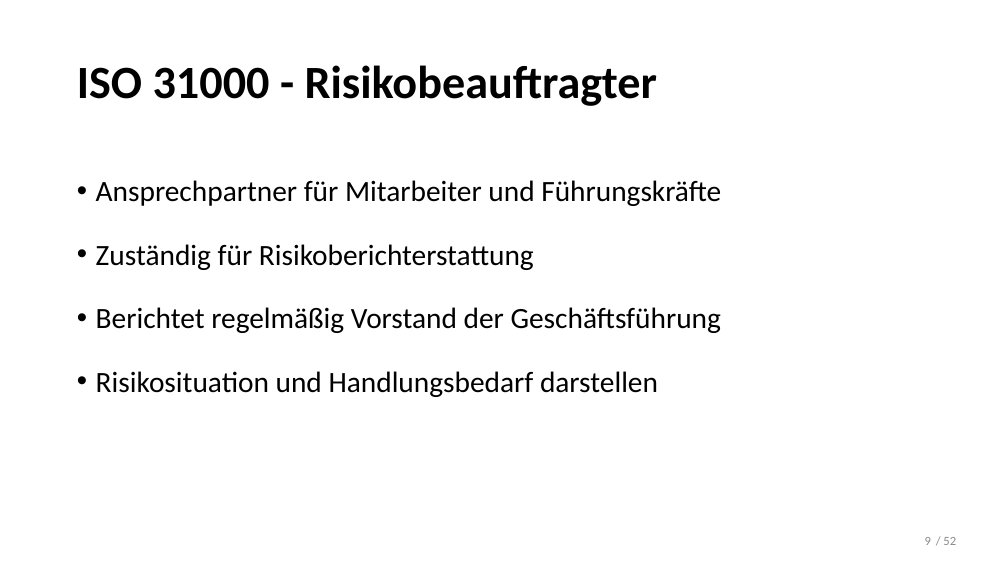
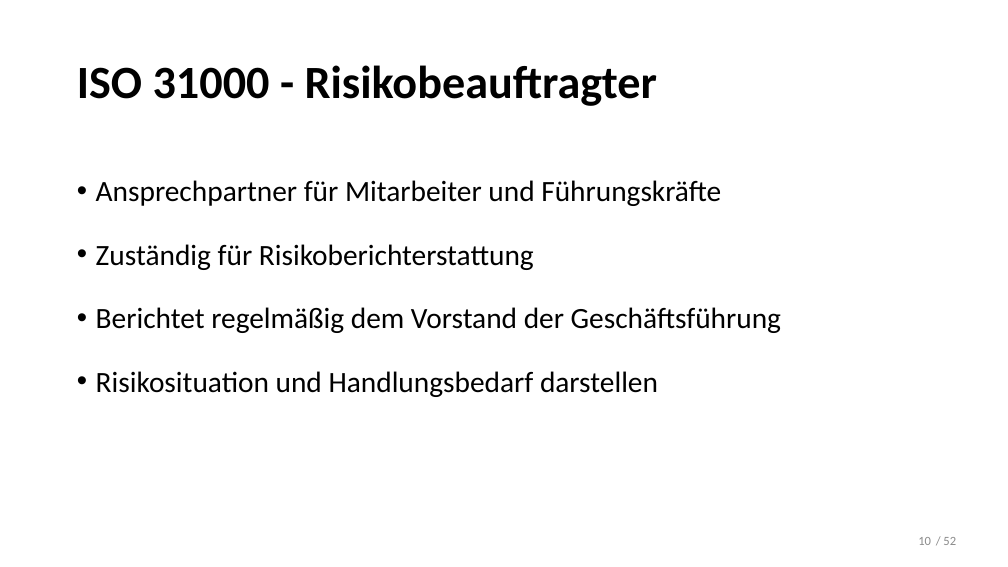
Before and after one commit to LennartDuemke/Sicherheit, a slide deck: slide 10 of Risikomanagement.pptx (slide 9 before the commit). Drawn at 1008x567 pixels with LibreOffice and Linux fonts; fonts in the diff are those of the drawing. Boxes give left, top, right and bottom in pixels: in the first picture for what was removed or moved away, otherwise in the second. Text is boxed around its words. In the diff, an @@ line names an element or a change of style, - is before the commit and + after.

```diff
--- a/Risikomanagement.pptx
+++ b/Risikomanagement.pptx
@@ text at <box>96,307,781,333</box>: text changed @@
-• Berichtet regelmäßig Vorstand der Geschäftsführung
+• Berichtet regelmäßig dem Vorstand der Geschäftsführung
@@ page number at <box>918,537,931,545</box>: text changed @@
-9
+10
```
Also in this commit, not shown: 7 other slides changed, 2 slides added, 1 other file.
